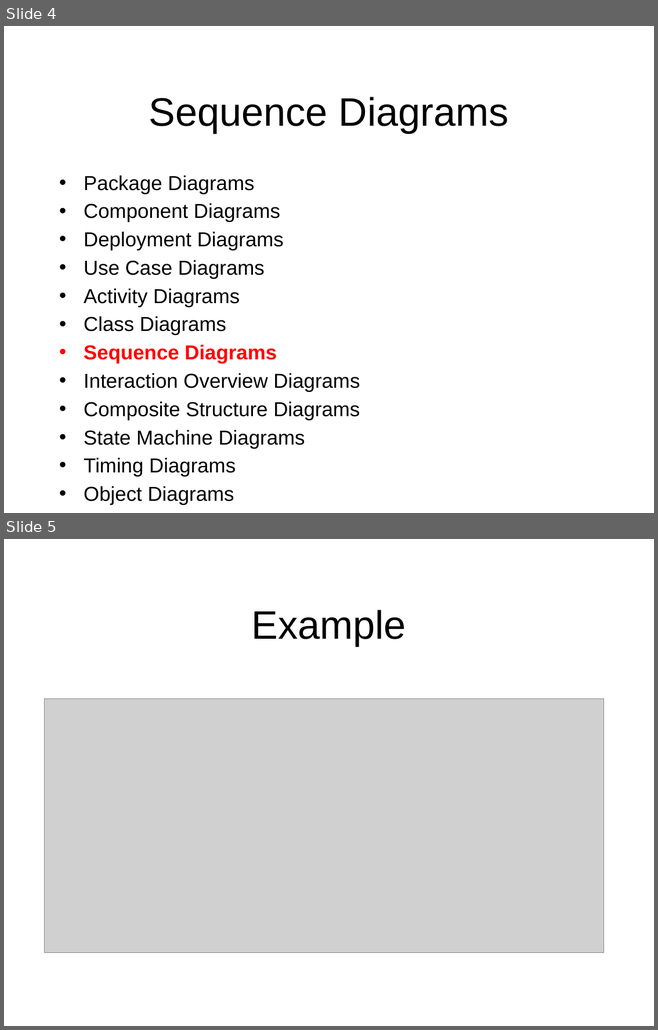
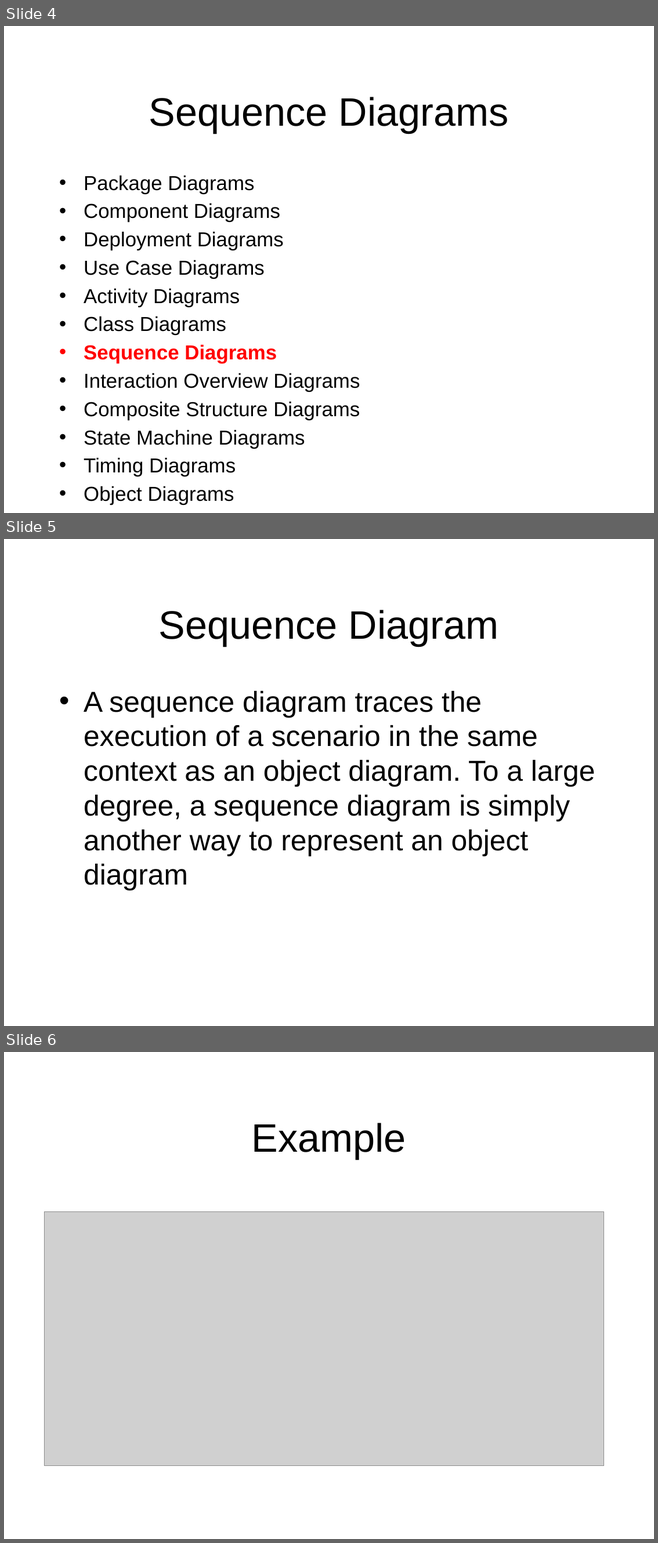
Before and after one commit to octaviordz/zjnu2017.github.io, a slide deck: OOAD/lectures/070--Notation.Part.2.pptx. Shown one above the other, each under a label of ours: slides 4 and 5 before the commit, slides 4, 5 and 6 after it. The pictures are 658x1030 and 658x1543 pixels, drawn with LibreOffice and Linux fonts; fonts in the diff are those of the drawing; grey boxes stand for pictures. Boxes give left, top, right and bottom in pixels: in the first picture for what was removed or moved away, otherwise in the second. Text is boxed around its words. In the diff, an @@ line names an element or a change of style, - is before the commit and + after.

```diff
--- a/OOAD/lectures/070--Notation.Part.2.pptx
+++ b/OOAD/lectures/070--Notation.Part.2.pptx
@@ slide 5 added at [4, 539, 654, 1026], background #FFFFFF @@
@@ title added at [159, 610, 499, 646], 44 pt, text #000000 @@
+Sequence Diagram
@@ text added at [83, 691, 595, 891], 32 pt, text #000000 @@
+• A sequence diagram traces the execution of a scenario in the same context as an object diagram. To a large degree, a sequence diagram is simply
+  another way to represent an object diagram
@@ what was slide 5 is now slide 6 @@
```
Also in this commit, not shown: 1 slide changed, 1 other slide added, 3 other files.
